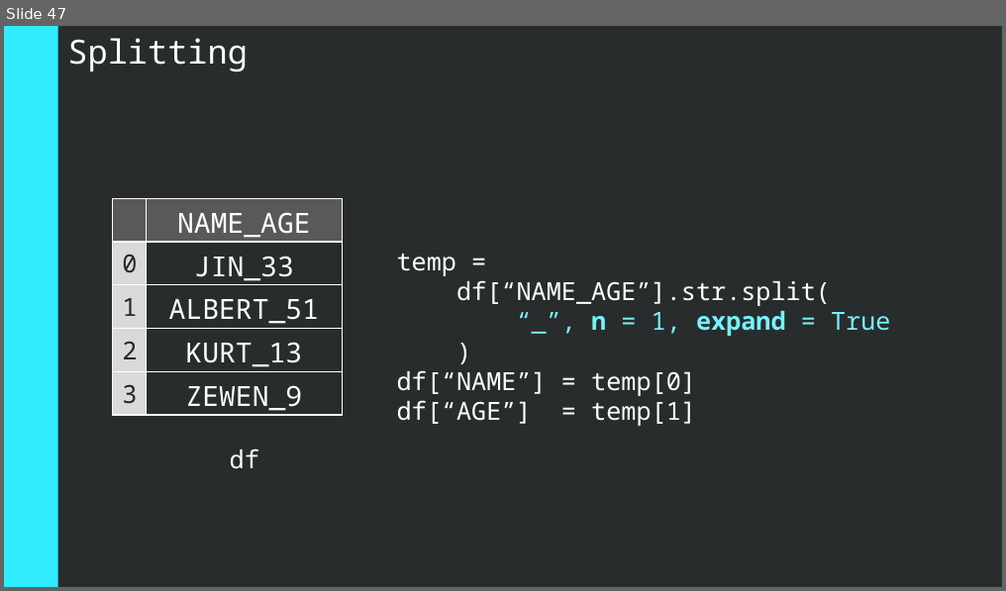
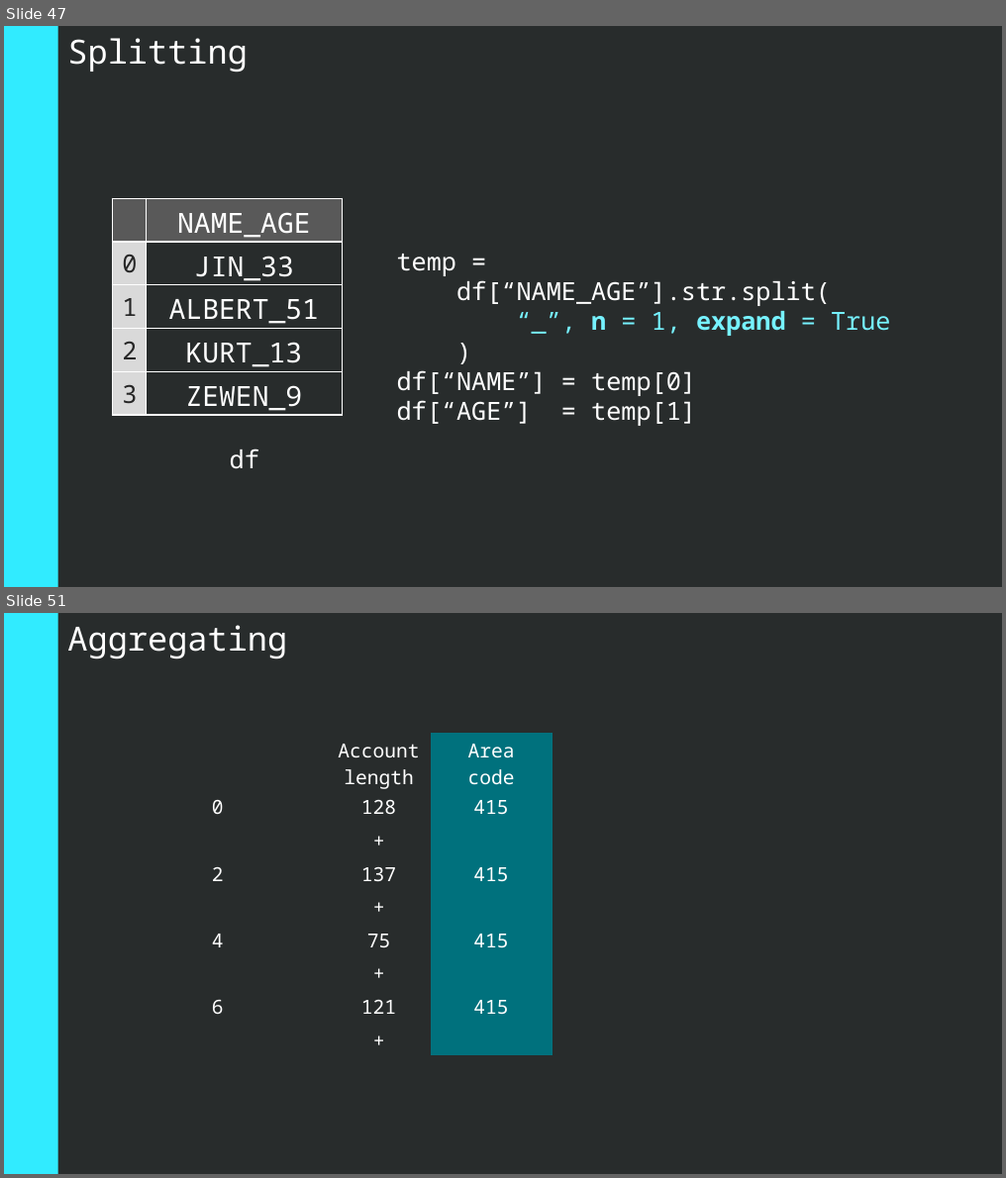
Before and after one commit to BowinJH/MLWeek-D1, a slide deck: src/presentation/Presentation.pptx. Shown one above the other, each under a label of ours: slide 47 before the commit, slides 47 and 51 after it; the slides between them are not shown. The pictures are 1006x591 and 1006x1178 pixels, drawn with LibreOffice and Linux fonts; fonts in the diff are those of the drawing. Boxes give left, top, right and bottom in pixels: in the first picture for what was removed or moved away, otherwise in the second. Text is boxed around its words. In the diff, an @@ line names an element or a change of style, - is before the commit and + after.

```diff
--- a/src/presentation/Presentation.pptx
+++ b/src/presentation/Presentation.pptx
@@ slide 51 added at box(4, 613, 1002, 1174), background #282C2C @@
@@ rectangle added at box(4, 613, 57, 1173), fill #31EBFF @@
@@ text added at box(67, 625, 287, 660), 24 pt, text #FFFFFF @@
+Aggregating
@@ table added at box(202, 733, 817, 1056), 9 rows, 5 columns @@
+ |  | Account length | Area code | 
+0 |  | 128 | 415 | 
+ |  | + |  | 
+2 |  | 137 | 415 | 
+ |  | + |  | 
+4 |  | 75 | 415 | 
+ |  | + |  | 
+6 |  | 121 | 415 | 
+ |  | + |  | 
```
Also in this commit, not shown: 10 other slides added, 1 other file.
